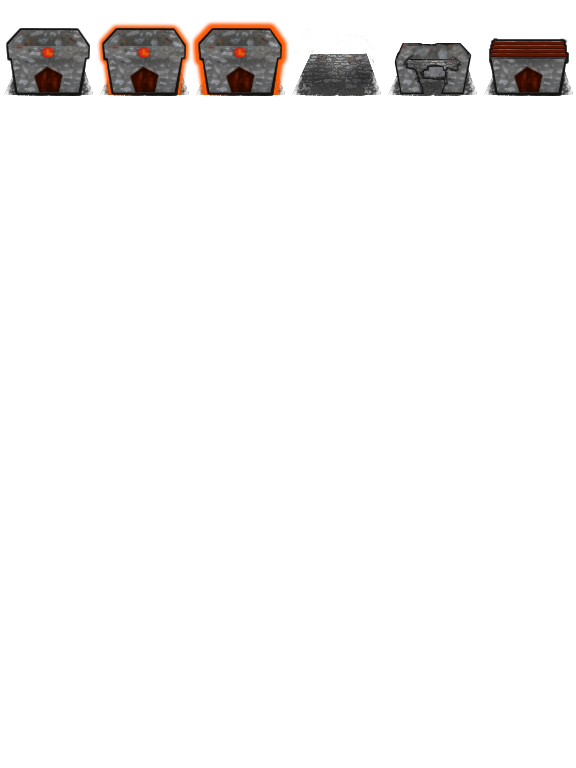
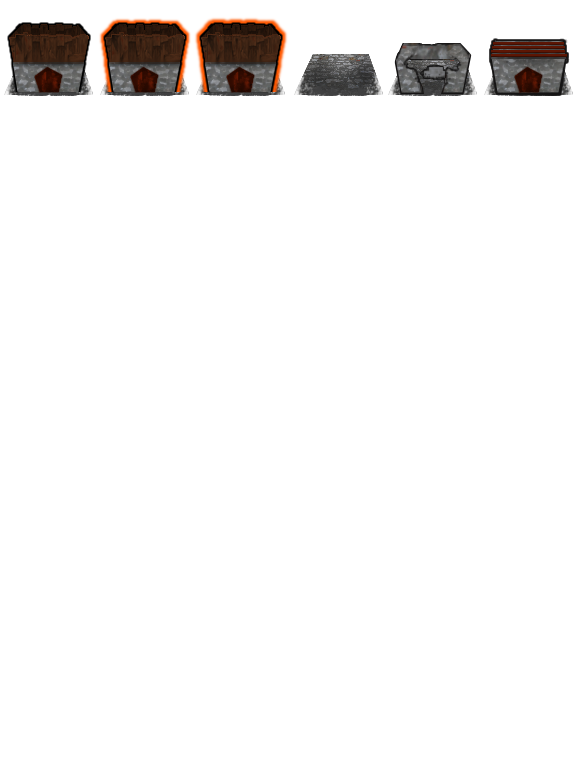
Before/after of a (576, 768) layered artwork. What changed in the layer stack:
renamed "Groupe 2" to "Groupe 1", hid the group it (20 layers) over [6,20,383,96]
added group "Groupe 2" with 36 layers above "Arrière-plan" over [6,17,383,96]
added group "4" (2nd of 2, in "Groupe 2") with 6 layers in group "Groupe 2" over [294,28,383,96]
added layer "Calque 3" (9th of 12, in "Groupe 2" › "4") in group "4" over [294,54,383,96]
added group "3" (2nd of 2, in "Groupe 2") with 7 layers in group "Groupe 2" over [193,17,289,96]
added layer "Calque 16" (2nd of 4, in "Groupe 2" › "3") (multiply) in group "3" over [201,24,281,71]
added layer "Calque 14" (2nd of 4, in "Groupe 2" › "3") in group "3" over [201,24,281,94]
added layer "Calque 18" (2nd of 4, in "Groupe 2" › "3") in group "3" over [199,22,283,92]
added layer "Calque 19" in group "3" over [193,17,289,92]
added layer "Calque 3" (10th of 12, in "Groupe 2" › "3") in group "3" over [196,54,285,96]
added group "2" (2nd of 2, in "Groupe 2") with 7 layers in group "Groupe 2" over [98,18,192,96]
added layer "Calque 16" (3rd of 4, in "Groupe 2" › "2") (multiply) in group "2" over [105,24,185,71]
added layer "Calque 14" (3rd of 4, in "Groupe 2" › "2") in group "2" over [105,24,185,94]
added layer "Calque 18" (3rd of 4, in "Groupe 2" › "2") in group "2" over [103,22,187,92]
added layer "Calque 20" in group "2" over [98,18,192,92]
added layer "Calque 3" (11th of 12, in "Groupe 2" › "2") in group "2" over [100,54,189,96]
added group "1" (2nd of 2, in "Groupe 2") with 6 layers in group "Groupe 2" over [6,22,91,96]
added layer "Calque 16" (4th of 4, in "Groupe 2" › "1") (multiply) in group "1" over [9,24,89,71]
added layer "Calque 14" (4th of 4, in "Groupe 2" › "1") in group "1" over [9,24,89,94]
added layer "Calque 18" (4th of 4, in "Groupe 2" › "1") in group "1" over [7,22,91,92]
added layer "Calque 3" (12th of 12, in "Groupe 2" › "1") in group "1" over [6,54,90,96]
…and 3 more changes (3 added)
